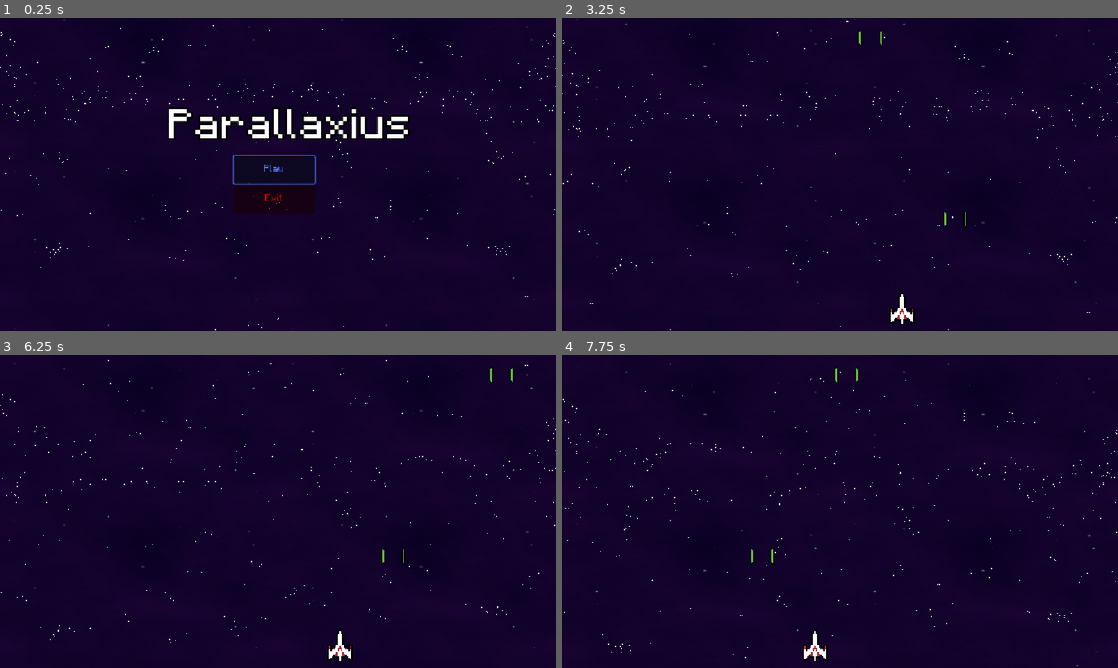
Above: before the commit, frames 1-4 (two rows, left to right).
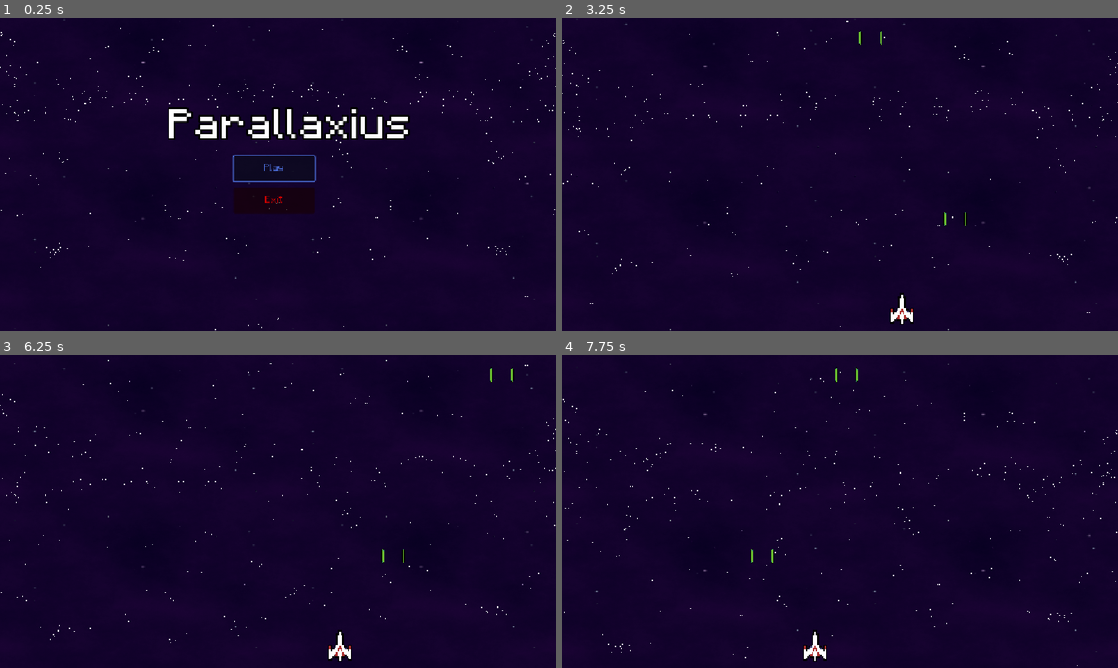
Above: after the commit, the same moments.

Repository: Gustav0Prado/SpaceShooter
Game: Godot game, scene res://states/main_menu/main_menu.tscn
Two runs of this game, one before a commit and one after it. Both use one fixed random seed, a clock stepped at 60 frames per second and the inputs below.
Inputs:
- Up to frame 1 (0.25 s): no input
- Up to frame 2 (3.25 s): click "Play" at 0.5 s; click "Play" at 1.25 s; tap Enter at 2 s; hold Right (ui_right) 2.03-2.78 s; tap Space (action) at 2.1, 2.85 s; hold Left (ui_left) from 2.78 s (still down)
- Up to frame 3 (6.25 s): release Left (ui_left) at 3.53 s; hold Right (ui_right) 3.53-5.03 s; tap Space (action) every 0.75 s from 3.6 to 5.85 s; hold Left (ui_left) from 5.03 s (still down)
- Up to frame 4 (7.75 s): tap Space (action) at 6.6, 7.35 s; release Left (ui_left) at 7.28 s; hold Right (ui_right) from 7.28 s (still down)

The runs differ from the first frame. In frame 1, 0.3% of the frame differs, in the area x 41-57%, y 46-60%; in frame 2, less than 0.1%; in frame 3, less than 0.1%; in frame 4, less than 0.1%.

Commit message:
[mod] player laser tween speed

Diff:
--- a/actors/player.gd
+++ b/actors/player.gd
@@ -24,8 +24,8 @@
 func shoot() -> void:
 	if Input.is_action_just_pressed("action"):
 		var tween: Tween = get_tree().create_tween()
-		tween.tween_property(self, "scale", Vector2(1.2, 1.2), 0.2)
-		tween.tween_property(self, "scale", Vector2(1, 1), 0.2)
+		tween.tween_property(self, "scale", Vector2(1.2, 1.2), 0.1)
+		tween.tween_property(self, "scale", Vector2(1, 1), 0.1)
 
 		var laser1: Laser = LASER.instantiate()
 		var laser2: Laser = LASER.instantiate()
--- a/project.godot
+++ b/project.godot
@@ -22,8 +22,7 @@
 [file_customization]
 
 folder_colors={
-"res://assets/": "red",
-"res://scripts/": "green"
+"res://assets/": "red"
 }
 
 [global_group]
--- a/states/main_menu/main_menu.tscn
+++ b/states/main_menu/main_menu.tscn
@@ -33,6 +33,7 @@
 offset_top = 286.0
 offset_right = 652.0
 offset_bottom = 405.0
+theme_override_constants/separation = 14
 alignment = 1
 
 [node name="Play" type="Button" parent="ButtonContainer"]
